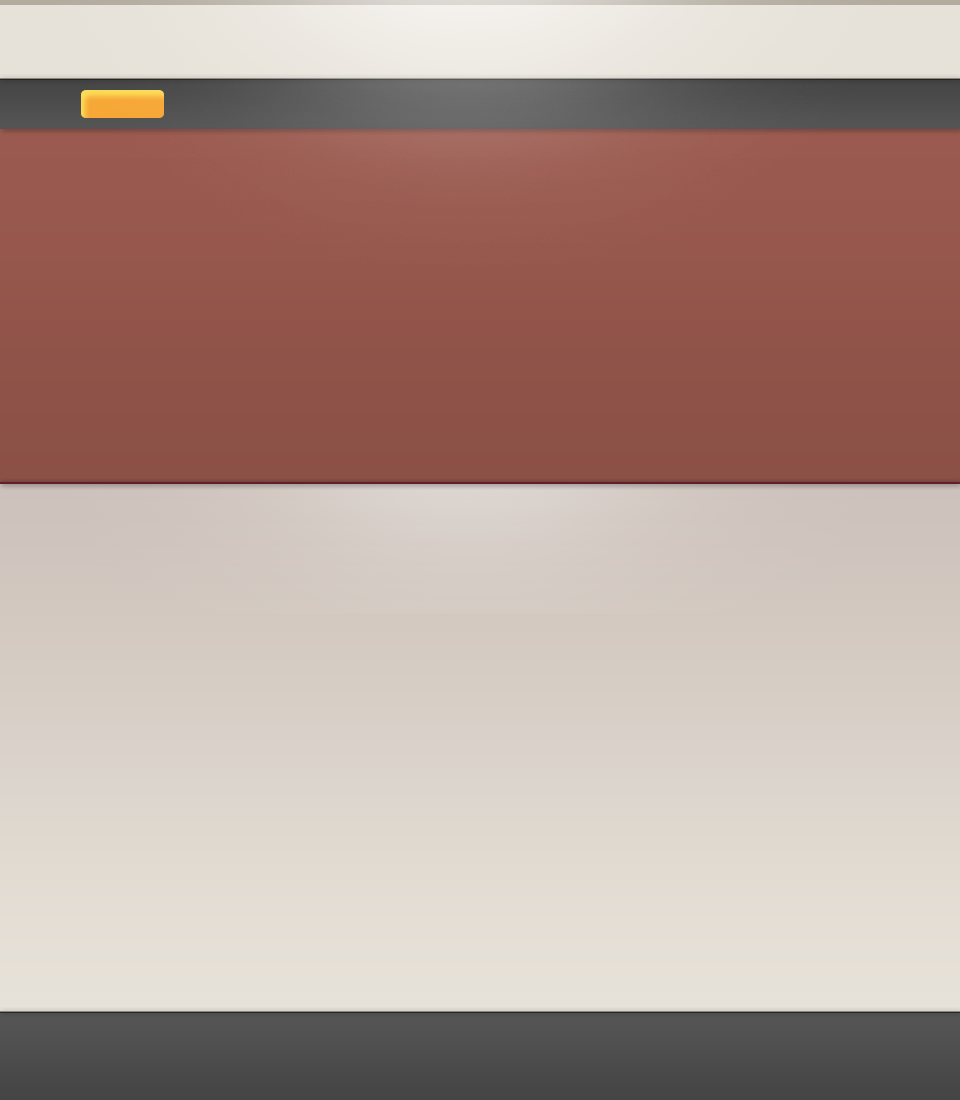
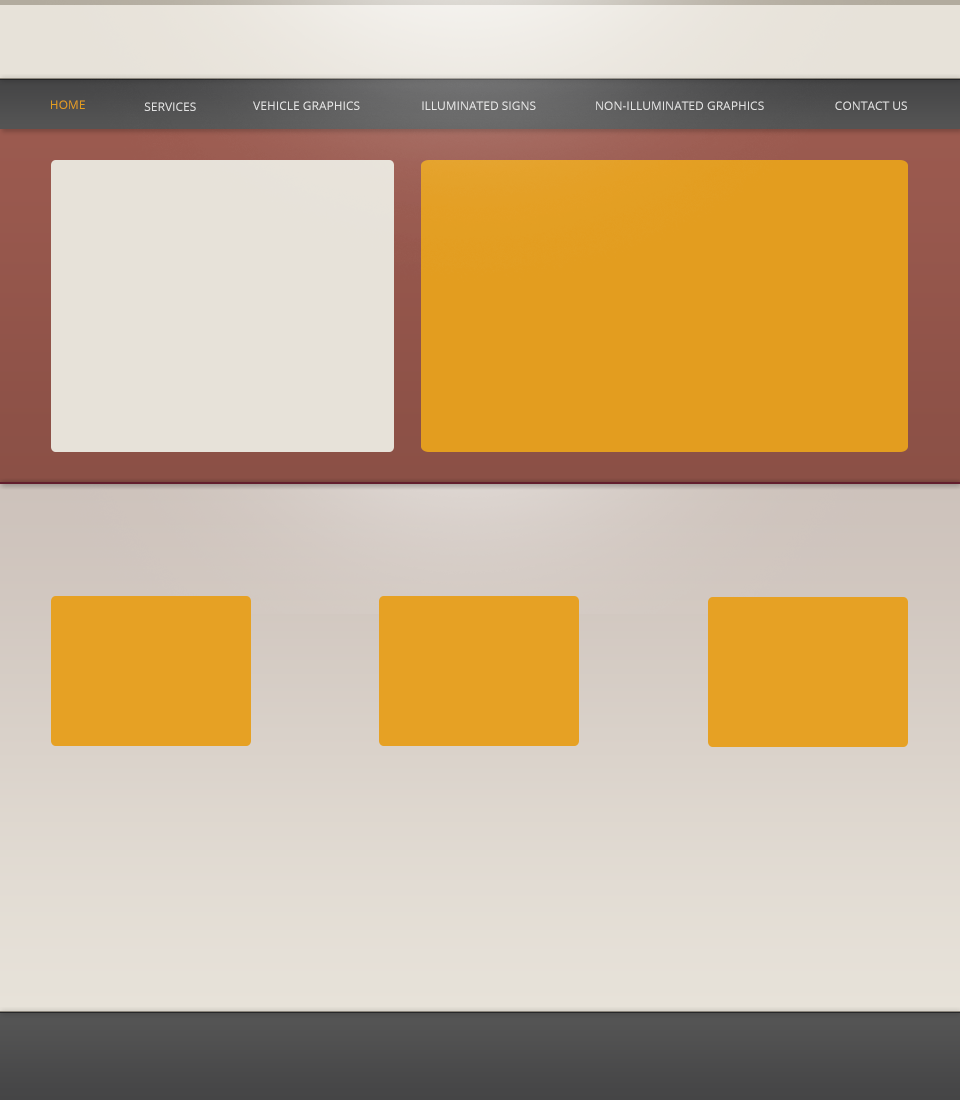
Comparing the layer stacks of the two 960px x 1100px images. Changes:
removed layer "Home button" from group "Navigation" over [81, 90, 164, 118]
added group "Text" with 6 layers in group "Navigation" over [51, 100, 907, 111]
added layer "HOME" in group "Text" over [51, 100, 85, 109]
added layer "SERVICES" in group "Text" over [144, 102, 196, 111]
added layer "VEHICLE GRAPHICS" in group "Text" over [253, 101, 360, 110]
added layer "ILLUMINATED SIGNS" in group "Text" over [422, 101, 536, 110]
added layer "NON-ILLUMINATED GRAPHICS" in group "Text" over [596, 101, 764, 110]
added layer "CONTACT US" in group "Text" over [835, 101, 907, 110]
added layer "Rounded Rectangle 3" in group "Call to action" over [51, 160, 394, 452]
added layer "caption photo" in group "Call to action" over [421, 160, 908, 452]
added layer "Rounded Rectangle 2 copy 2" in group "Main body" over [708, 597, 908, 747]
added layer "Rounded Rectangle 2 copy" in group "Main body" over [51, 596, 251, 746]
added layer "Rounded Rectangle 2" in group "Main body" over [379, 596, 579, 746]
